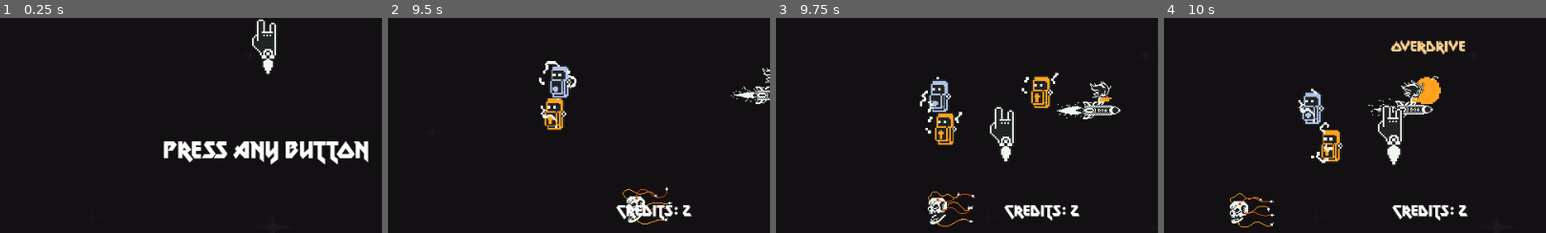
Above: before the commit, frames 1-4 (left to right).
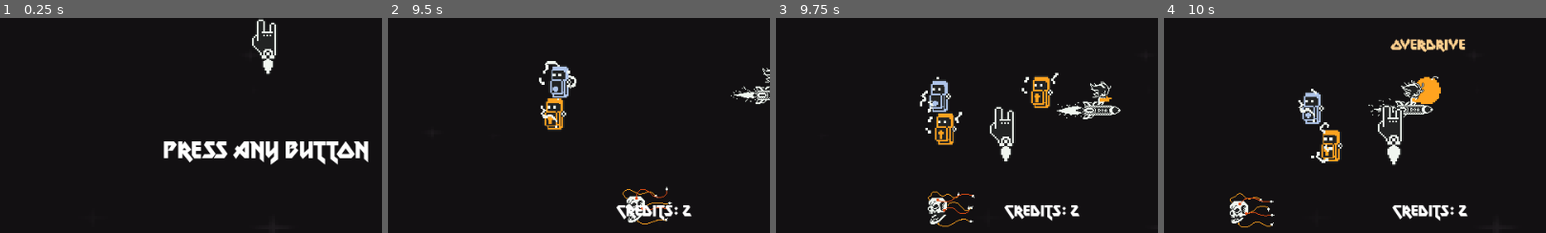
Above: after the commit, the same moments.

Repository: rnakkas/GodotSandbox
Game: Godot game, scene res://ShmupSandbox/Main/Scenes/main.tscn
Two runs of this game, one before a commit and one after it. Both use one fixed random seed, a clock stepped at 60 frames per second and the inputs below.
Inputs (mouse positions are % of the whole screen's width and height, from its top left):
- Up to frame 1 (0.25 s): no input
- Up to frame 2 (9.5 s): tap Enter (ui_accept) at 0.5, 0.77, 1.25, 1.52, 3.77, 4.52, 5.27, 6.77, 7.52, 8.27 s; move the mouse to (72, 45) at 0.52 s; hold D (move_right) 0.53-1.28 s; hold Space (shoot) 0.53-1.28 s; move the mouse to (30, 55) at 1.27 s; hold S (move_down) 1.28-2 s; tap 1 at 1.35, 3.6, 5.1, 6.6, 8.1 s; click "Play" at 2 s; move the mouse to (60, 28) at 2.77 s; hold D (move_right) 2.78-3.53 s; hold Space (shoot) 2.78-3.53 s; move the mouse to (45, 70) at 3.52 s; hold W (move_up) 3.53-4.28 s; move the mouse to (80, 65) at 4.27 s; hold Space (shoot) 4.28-5.03 s; hold A (move_left) 4.28-5.78 s; move the mouse to (20, 35) at 5.02 s; move the mouse to (55, 50) at 5.77 s; hold S (move_down) 5.78-6.53 s; hold Space (shoot) 5.78-6.53 s; move the mouse to (35, 25) at 6.52 s; hold D (move_right) 6.53-7.28 s; move the mouse to (72, 45) at 7.27 s; hold W (move_up) 7.28-8.03 s; hold Space (shoot) 7.28-8.03 s; move the mouse to (30, 55) at 8.02 s; hold D (move_right) 8.03-8.78 s; move the mouse to (60, 28) at 8.77 s; hold S (move_down) from 8.78 s (still down); hold Space (shoot) from 8.78 s (still down)
- Up to frame 3 (9.75 s): move the mouse to (45, 70) at 9.52 s; release S (move_down) at 9.53 s; release Space (shoot) at 9.53 s; hold A (move_left) from 9.53 s (still down); tap 1 at 9.6 s
- Up to frame 4 (10 s): keep holding A (move_left); tap Enter (ui_accept) at 9.77 s
The pictures show only the part of the screen within x 15-65%, y 50-100%; the shares and areas given below are measured in that part.

Frames 1-3 are identical in both runs. In frame 4, 0.7% of the frame differs, in the area x 59-79%, y 9-18%.

Commit message:
pickups-powerups: added logic in powerups for when pciked up by player

Diff:
--- a/ShmupSandbox/Autoloads/signals_bus.gd
+++ b/ShmupSandbox/Autoloads/signals_bus.gd
@@ -12,6 +12,7 @@
 signal player_pressed_pause_game()
 signal player_credits_updated()
 signal spawn_powerup(sp : Vector2)
+signal powerup_collected(powerup : int)
 
 
 func score_increased_event(score : int) -> void:
@@ -49,3 +50,7 @@
 
 func spawn_powerup_event(sp : Vector2) -> void:
 	spawn_powerup.emit(sp)
+
+func powerup_collected_event(powerup : int) -> void:
+	print("emit global signal, powrup collected: ", powerup)
+	powerup_collected.emit(powerup)
--- a/ShmupSandbox/Pickups/Scenes/pickup_powerup.tscn
+++ b/ShmupSandbox/Pickups/Scenes/pickup_powerup.tscn
@@ -317,6 +317,7 @@
 pathfollow_speed = 0.2
 
 [node name="powerup_area" type="Area2D" parent="path/pathfollow"]
+unique_name_in_owner = true
 rotation = -1.5708
 collision_layer = 32
 
--- a/ShmupSandbox/Pickups/Scripts/pickup_powerup.gd
+++ b/ShmupSandbox/Pickups/Scripts/pickup_powerup.gd
@@ -5,6 +5,7 @@
 @onready var sprite_od: AnimatedSprite2D = %sprite_od
 @onready var sprite_ch : AnimatedSprite2D = %sprite_ch
 @onready var powerup_label : Label = %powerup_label
+@onready var collider_area : Area2D = %powerup_area
 
 @onready var sprites_container : PathFollow2D = %pathfollow
 
@@ -113,13 +114,14 @@
 	queue_free()
 
 
+################################################
+#NOTE: Logic for when powerup is collected by player
+################################################
 func _on_powerup_area_body_entered(body:Node2D) -> void:
 	if body is PlayerCat:
-		print("player picked up item: ", GameManager.powerups.find_key(current_powerup))
-
-		## Labels
-		powerup_label.text = GameManager.powerups.find_key(current_powerup)
-		powerup_label.visible = true
+		## Disable collider area on collection
+		collider_area.set_deferred("monitorable", false)
+		collider_area.set_deferred("monitoring", false)
 
 		## Stop the path follow movement on collection
 		sprites_container.pathfollow_speed = 0.0
@@ -127,25 +129,42 @@
 		## Turn off powerup switch timer
 		powerup_switch_timer.stop()
 
-		## Play collect animation
-		current_powerup_sprite.play(collect_anim)
-		sprite_fx.play(collect_anim)
+		## Play collect animations
+		_play_collect_anims_for_sprites()
+		var tween : Tween = _play_collect_anims_for_label()
 
-		## TODO: Tween the label when powerup collected
-		var final_position : Vector2 = Vector2(powerup_label.position.x, powerup_label.position.y - 30.0)
+		## Send a global signal with the powerup type
+		SignalsBus.powerup_collected_event(current_powerup)
 
-		var tween = get_tree().create_tween()
+		## Finally despawn the powerup
+		await current_powerup_sprite.animation_finished
+		await tween.finished
+		call_deferred("queue_free")
 
-		tween.set_parallel(true)
-		match current_powerup:
-			0: # Overdrive
-				tween.tween_property(powerup_label, "self_modulate", UiUtility.color_yellow, 0.3) # Fade to color of powerup
-			1: # Chorus
-				tween.tween_property(powerup_label, "self_modulate", UiUtility.color_blue, 0.3) # Fade to color of powerup
-		tween.tween_property(powerup_label, "position", final_position, 0.3)
+func _play_collect_anims_for_sprites() -> void:
+	current_powerup_sprite.play(collect_anim)
+	sprite_fx.play(collect_anim)
 
-		tween.set_parallel(false)
-		tween.tween_property(powerup_label, "self_modulate", UiUtility.color_transparent, 1) # Fade out effect
+func _play_collect_anims_for_label() -> Tween:
+	powerup_label.text = GameManager.powerups.find_key(current_powerup)
+	powerup_label.visible = true
 
-		## TODO: Send a global signal with the powerup type
-		## TODO: Then call deferred to queue_free() the powerup
+	## Tween the label when powerup collected
+	var tween = get_tree().create_tween()
+	var final_position : Vector2 = Vector2(powerup_label.position.x, powerup_label.position.y - 35.0)
+
+	tween.set_parallel(true)
+
+	match current_powerup:
+		0: # Overdrive
+			tween.tween_property(powerup_label, "self_modulate", UiUtility.color_yellow, 0.3) # Fade to color of powerup
+		1: # Chorus
+			tween.tween_property(powerup_label, "self_modulate", UiUtility.color_blue, 0.3) # Fade to color of powerup
+
+	tween.tween_property(powerup_label, "position", final_position, 0.3)
+
+	tween.set_parallel(false)
+
+	tween.tween_property(powerup_label, "self_modulate", UiUtility.color_transparent, 0.7) # Fade out effect
+
+	return tween
